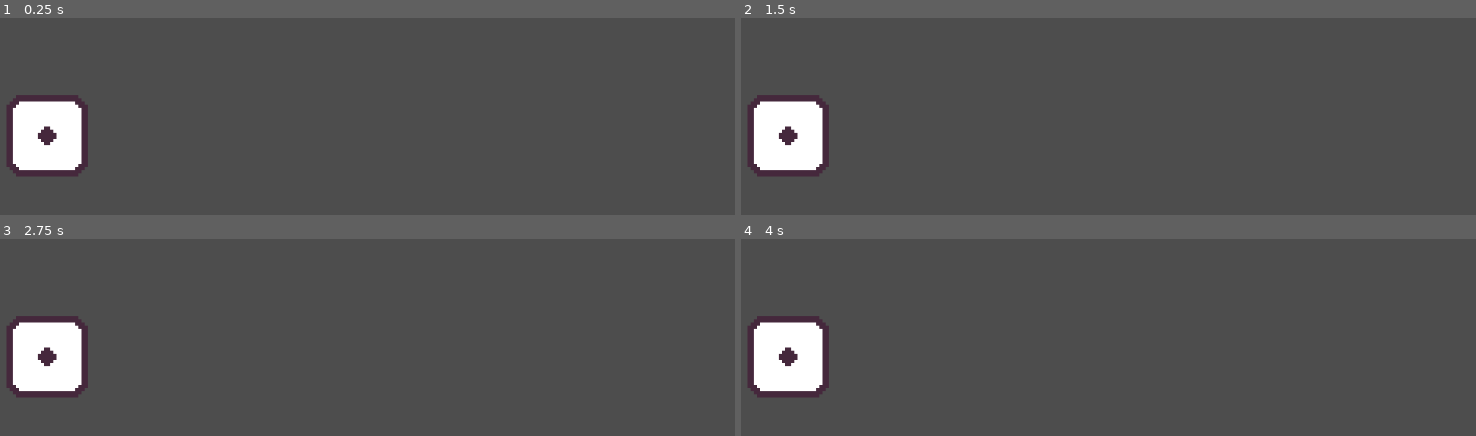
Above: before the commit, frames 1-4 (two rows, left to right).
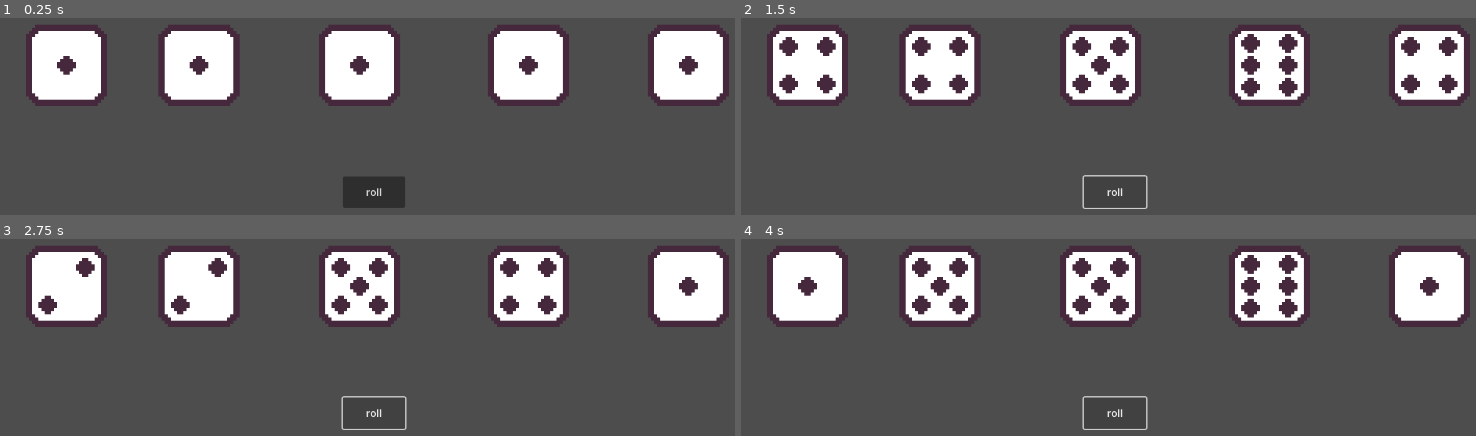
Above: after the commit, the same moments.

Repository: MinSungJe/Yacht_Dice
Game: Godot game, scene res://scenes/main/main.tscn
Two runs of this game, one before a commit and one after it. Both use one fixed random seed, a clock stepped at 60 frames per second and the inputs below.
Inputs (mouse positions are in pixels of both pictures, inside the frame that each line leads up to):
- Up to frame 1 (0.25 s): no input
- Up to frame 2 (1.5 s): click (1115, 191) at 0.5 s, where only the run after the commit has a clickable "roll"; click (1115, 191) at 1.25 s, where only the run after the commit has a clickable "roll"
- Up to frame 3 (2.75 s): click (374, 412) at 2 s, where only the run after the commit has a clickable "roll"
- Up to frame 4 (4 s): tap Enter at 2.75 s; tap Space at 3.5 s

The runs differ from the first frame. In frame 1, 27% of the frame differs, in the area x 0-100%, y 3-97%; in frame 2, 26%; in frame 3, 26%; in frame 4, 26%.

Commit message:
Roll Button 구현

Diff:
--- a/scenes/game_object/dice/dice.gd
+++ b/scenes/game_object/dice/dice.gd
@@ -2,10 +2,12 @@
 
 signal dice_stopped(value: int)
 
-@export_range(1,6) var value: int
+@export_range(1,6) var current_side: int
 
 @onready var animation_player: AnimationPlayer = $AnimationPlayer
 @onready var dice_image: AnimatedSprite2D = $DiceSprite
+@onready var dice_roll_timer: Timer = $DiceRollTimer
+@onready var dice_roll_gap_timer: Timer = $DiceRollGapTimer
 
 const MAX_HEIGHT = 200
 const MIN_HEIGHT = 100
@@ -14,14 +16,29 @@
 
 
 func _ready():
-	dice_image.set_frame(value)
+	set_side(current_side)
 	high_height = randf_range(MIN_HEIGHT, MAX_HEIGHT)
 
 
 func roll():
-	move_and_slide()
+	dice_roll_timer.start()
+	moveDice()
+	change_side()
+	emit_dice_stopped()
 
+
+func set_side(side: int):
+	dice_image.set_frame(side)
+
+
+func change_side():
+	var new_side = randi_range(1,6)
+	set_side(new_side)
+
+
+func moveDice():
+	pass
 
 
 func emit_dice_stopped():
-	dice_stopped.emit(value)
+	dice_stopped.emit(current_side)
--- a/scenes/game_object/dice/dice.tscn
+++ b/scenes/game_object/dice/dice.tscn
@@ -112,15 +112,21 @@
 [sub_resource type="RectangleShape2D" id="RectangleShape2D_udu43"]
 size = Vector2(120, 120)
 
-[node name="Dice" type="CharacterBody2D"]
+[node name="Dice" type="CharacterBody2D" groups=["dice"]]
 motion_mode = 1
 script = ExtResource("1_wqcu2")
-value = 1
 
 [node name="AnimationPlayer" type="AnimationPlayer" parent="."]
 libraries = {
 "": SubResource("AnimationLibrary_6obd5")
 }
+
+[node name="DiceRollTimer" type="Timer" parent="."]
+wait_time = 3.0
+one_shot = true
+
+[node name="DiceRollGapTimer" type="Timer" parent="."]
+wait_time = 0.1
 
 [node name="DiceSprite" type="AnimatedSprite2D" parent="."]
 sprite_frames = SubResource("SpriteFrames_cg7gv")
--- a/scenes/main/main.tscn
+++ b/scenes/main/main.tscn
@@ -1,8 +1,10 @@
-[gd_scene load_steps=2 format=3 uid="uid://450b1lb2q7ff"]
+[gd_scene load_steps=3 format=3 uid="uid://450b1lb2q7ff"]
 
-[ext_resource type="PackedScene" uid="uid://bjriqhjk3tc8f" path="res://scenes/game_object/dice/dice.tscn" id="1_shkjk"]
+[ext_resource type="PackedScene" uid="uid://vy25hl7cwimh" path="res://scenes/manager/dice_manager.tscn" id="1_aqhr1"]
+[ext_resource type="PackedScene" uid="uid://dkgs37urr8ex4" path="res://scenes/ui/button_ui.tscn" id="1_o8ri1"]
 
 [node name="main" type="Node"]
 
-[node name="Dice" parent="." instance=ExtResource("1_shkjk")]
-position = Vector2(117, 475)
+[node name="buttonUI" parent="." instance=ExtResource("1_o8ri1")]
+
+[node name="DiceManager" parent="." instance=ExtResource("1_aqhr1")]
--- /dev/null
+++ b/scenes/manager/dice_manager.gd
@@ -0,0 +1,9 @@
+extends Node
+class_name diceManager
+
+func roll_all_dices():
+	var dices = get_children()
+	if not dices: return
+
+	for dice in dices:
+		dice.roll()
--- /dev/null
+++ b/scenes/manager/dice_manager.tscn
@@ -0,0 +1,22 @@
+[gd_scene load_steps=3 format=3 uid="uid://vy25hl7cwimh"]
+
+[ext_resource type="Script" path="res://scenes/manager/dice_manager.gd" id="1_k83d4"]
+[ext_resource type="PackedScene" uid="uid://bjriqhjk3tc8f" path="res://scenes/game_object/dice/dice.tscn" id="2_cs6lm"]
+
+[node name="DiceManager" type="Node" groups=["diceManager"]]
+script = ExtResource("1_k83d4")
+
+[node name="Dice1" parent="." instance=ExtResource("2_cs6lm")]
+position = Vector2(148, 362)
+
+[node name="Dice2" parent="." instance=ExtResource("2_cs6lm")]
+position = Vector2(360, 362)
+
+[node name="Dice3" parent="." instance=ExtResource("2_cs6lm")]
+position = Vector2(617, 362)
+
+[node name="Dice4" parent="." instance=ExtResource("2_cs6lm")]
+position = Vector2(887, 362)
+
+[node name="Dice5" parent="." instance=ExtResource("2_cs6lm")]
+position = Vector2(1143, 362)
--- /dev/null
+++ b/scenes/ui/button_ui.gd
@@ -0,0 +1,12 @@
+extends CanvasLayer
+
+
+func _ready():
+	%RollButton.pressed.connect(on_roll_button_pressed)
+
+
+func on_roll_button_pressed():
+	var dice_manager = get_tree().get_first_node_in_group("diceManager") as diceManager
+	if not dice_manager: return
+
+	dice_manager.roll_all_dices()
--- /dev/null
+++ b/scenes/ui/button_ui.tscn
@@ -0,0 +1,30 @@
+[gd_scene load_steps=3 format=3 uid="uid://dkgs37urr8ex4"]
+
+[ext_resource type="PackedScene" uid="uid://1fkjraywn01" path="res://scenes/ui/rollButton.tscn" id="1_a3wyc"]
+[ext_resource type="Script" path="res://scenes/ui/button_ui.gd" id="1_vnbh8"]
+
+[node name="buttonUI" type="CanvasLayer"]
+script = ExtResource("1_vnbh8")
+
+[node name="MarginContainer" type="MarginContainer" parent="."]
+anchors_preset = 15
+anchor_right = 1.0
+anchor_bottom = 1.0
+grow_horizontal = 2
+grow_vertical = 2
+mouse_filter = 2
+theme_override_constants/margin_left = 50
+theme_override_constants/margin_top = 50
+theme_override_constants/margin_right = 50
+theme_override_constants/margin_bottom = 50
+metadata/_edit_use_anchors_ = true
+
+[node name="HBoxContainer" type="HBoxContainer" parent="MarginContainer"]
+layout_mode = 2
+size_flags_horizontal = 4
+size_flags_vertical = 8
+mouse_filter = 2
+
+[node name="RollButton" parent="MarginContainer/HBoxContainer" instance=ExtResource("1_a3wyc")]
+unique_name_in_owner = true
+layout_mode = 2
--- /dev/null
+++ b/scenes/ui/rollButton.gd
@@ -0,0 +1,11 @@
+extends Button
+
+signal roll_button_pressed
+
+
+func _ready():
+	pressed.connect(on_roll_button_pressed)
+
+
+func on_roll_button_pressed():
+	roll_button_pressed.emit()
--- /dev/null
+++ b/scenes/ui/rollButton.tscn
@@ -0,0 +1,10 @@
+[gd_scene format=3 uid="uid://1fkjraywn01"]
+
+[node name="RollButton" type="Button"]
+custom_minimum_size = Vector2(100, 50)
+offset_right = 100.0
+offset_bottom = 50.0
+pivot_offset = Vector2(50, 25)
+size_flags_horizontal = 4
+size_flags_vertical = 4
+text = "roll"
